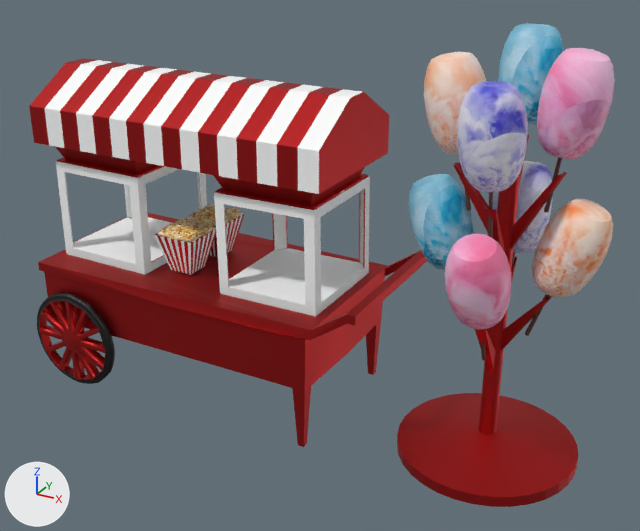
The Blender file Carrito.blend: old version first, new version second.
The view is the same before and after, from a 50 mm lens placed at (5.76, -8.22, 4.18), pointed at (1.29, -0.09, 0.12). Every picture has the same lights, and +X, +Y and +Z are marked at lower left.

The first picture shows 'Algodon de azucar', 'Cono', 'Cono 2', 'Estructura', 'Estructura Algodon'.
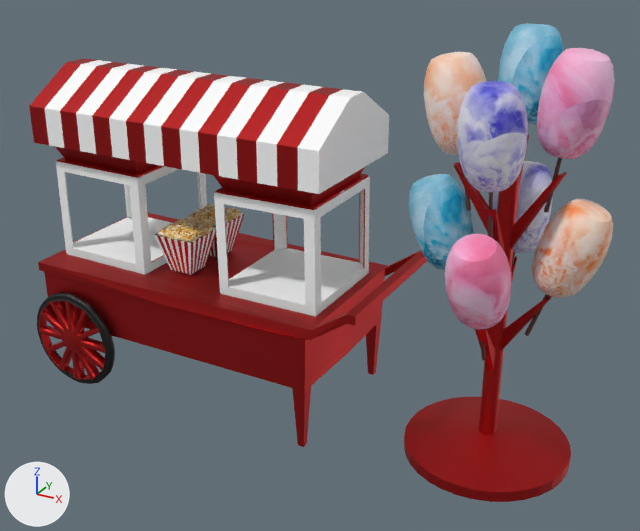
The edits, one by one:
me_cube_001 has 4561 vertices, 4616 faces, 4 loose edges and spans x -2.08..2.41, y -1.15..1.15, z -2.46..1.41.
me_cube_001 is used by ob_estructura; location (-0.22, 0.0, 0.69).
me_cube_001 part 1: all 4 faces centred in x 1.91, y -0.41..0.41, z 0.8..1.22 switch from mat_rojo (red #c42b2c) to mat_blanco (white #ffffff).
me_cylinder has 497 vertices, 459 faces and spans x -1.0..1.0, y -1.0..1.0, z -1.0..26.8.
me_cylinder is used by ob_estructura_algodon; location (3.37, 0.02, -1.62); scale (1.0, 1.0, 0.134).
me_cylinder part 2: all 14 vertices in x 0.8..1.0, y -0.6..0.6, z -1.0..-0.1 are moved by (-0.1, 0.0, 0.0).
me_cylinder part 3: all 14 vertices in x -0.6..0.6, y 0.8..1.0, z -1.0..-0.1 are moved by (0.0, -0.1, 0.0).
me_cylinder part 4: all 14 vertices in x -0.6..0.6, y -1.0..-0.8, z -1.0..-0.1 are moved by (0.0, 0.1, 0.0).
me_cylinder part 5: all 14 vertices in x -1.0..-0.8, y -0.6..0.6, z -1.0..-0.1 are moved by (0.1, 0.0, 0.0).

Pixel boxes (x1, y1, x2, y2) of what changed, in the pictures (640 x 531 px; the box of a moved part takes in the faces that stretch with it):
'Estructura Algodon', reshaped (8% narrower): before (397, 135, 578, 507); after (404, 135, 571, 502)
part 1 of me_cube_001, recoloured (red to white): (319, 92, 389, 194) in both
part 2 of me_cylinder, moved or reshaped: before (491, 426, 578, 504); after (491, 427, 571, 500)
part 3 of me_cylinder, moved or reshaped: before (451, 393, 565, 428); after (453, 397, 559, 428)
part 4 of me_cylinder, moved or reshaped: before (403, 431, 530, 507); after (409, 431, 526, 502)
part 5 of me_cylinder, moved or reshaped: before (397, 395, 479, 464); after (404, 398, 479, 462)
